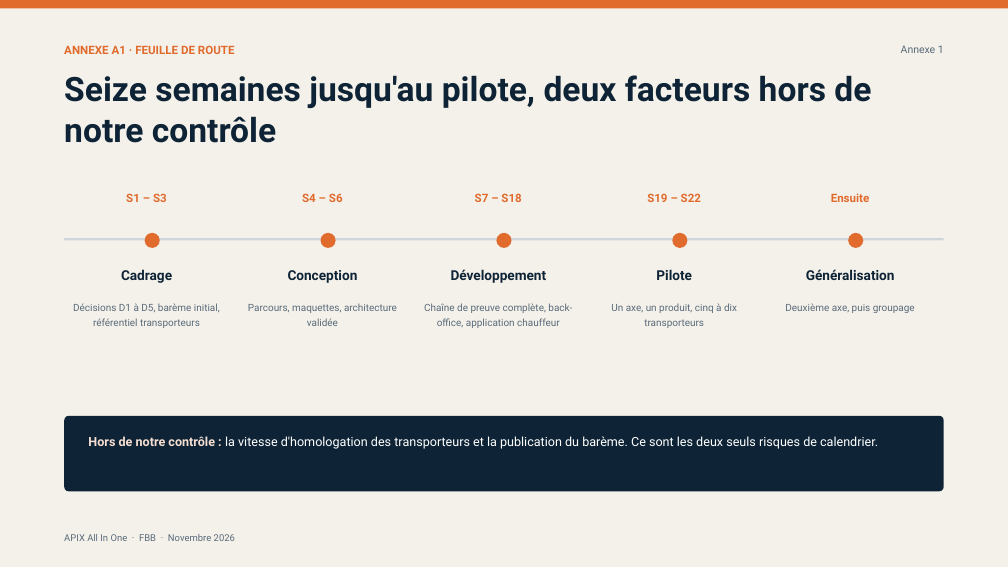
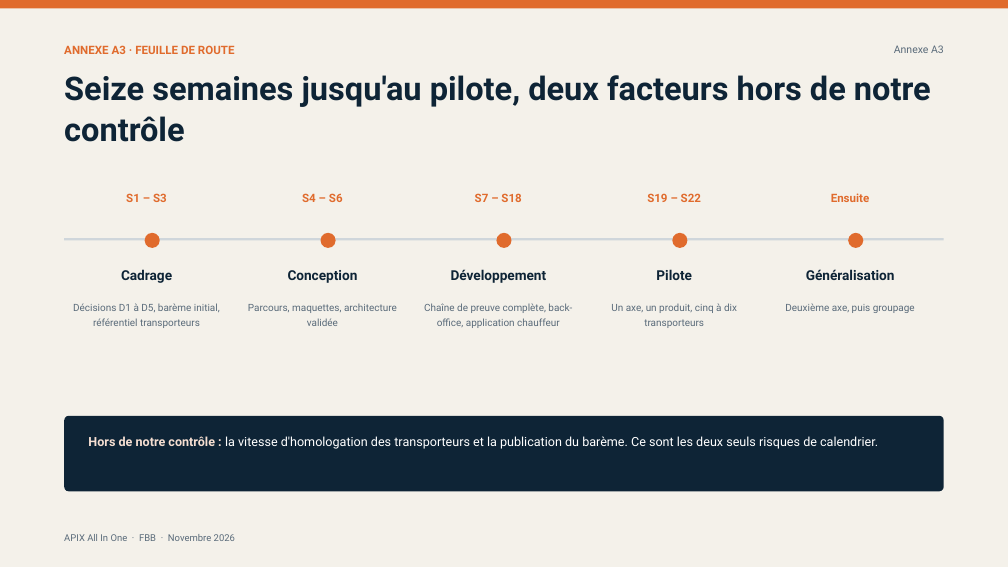
Before and after one commit to dilevembamu12/fbb-ppc-apix, a slide deck: slide 15 of dist/pptx/APIX-All-In-One-12-slides-PPC.pptx (slide 13 before the commit). Drawn at 1008x567 pixels with LibreOffice and Linux fonts; fonts in the diff are those of the drawing. Boxes give left, top, right and bottom in pixels: in the first picture for what was removed or moved away, otherwise in the second. Text is boxed around its words. In the diff, an @@ line names an element or a change of style, - is before the commit and + after.

```diff
--- a/dist/pptx/APIX-All-In-One-12-slides-PPC.pptx
+++ b/dist/pptx/APIX-All-In-One-12-slides-PPC.pptx
@@ text at <box>64,45,235,54</box>: text changed @@
-ANNEXE A1 · FEUILLE DE ROUTE
+ANNEXE A3 · FEUILLE DE ROUTE
@@ text at <box>894,45,944,53</box>: text changed @@
-Annexe 1
+Annexe A3
@@ text "Seize semaines jusqu'au pilote, deux ..." at <box>64,75,931,142</box>: size 32 to 31 pt; line spacing 1.03 to 1.04 @@
```
Also in this commit, not shown: 12 other slides changed, 5 slides added, 4 slides removed, 2 other files.
